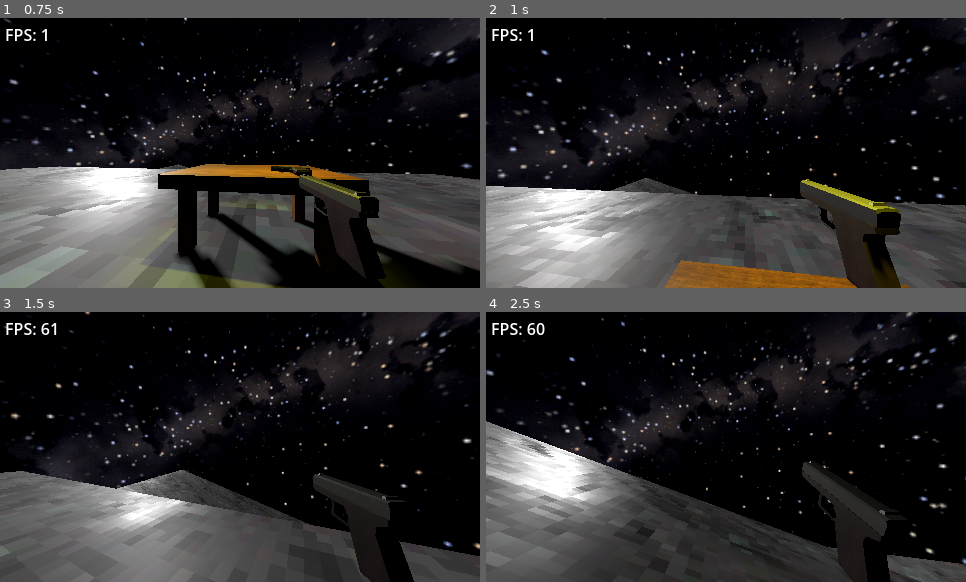
Above: before the commit, frames 1-4 (two rows, left to right).
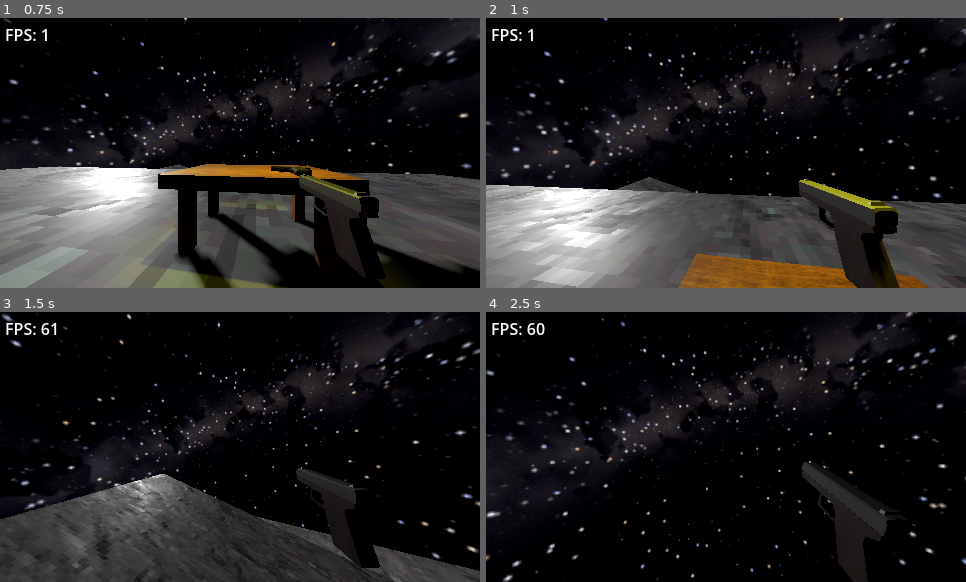
Above: after the commit, the same moments.

Repository: TheM0RSE/GameOff2026
Game: Godot game, scene res://Scenes/Main.tscn
Same seed, same stepped clock (60 frames per second), same inputs: the game is played once before the commit and once after it.
Inputs (mouse positions are in pixels of both pictures, inside the frame that each line leads up to):
- Up to frame 1 (0.75 s): move the mouse to (264, 153) at 0.52 s; hold W (up) from 0.53 s (still down); tap Shift (Dash) at 0.6 s
- Up to frame 2 (1 s): keep holding W (up); tap Space (jump) at 0.77 s
- Up to frame 3 (1.5 s): keep holding W (up); move the mouse to (216, 447) at 1.27 s; tap Ctrl (Slide) at 1.35 s
- Up to frame 4 (2.5 s): keep holding W (up); tap Space (jump) at 1.52 s; move the mouse to (735, 441) at 2.02 s; click (735, 441) at 2.1 s

Frame 1 is identical in both runs. In frame 2, 7.7% of the frame differs, in the area x 0-100%, y 0-100%; in frame 3, 31%; in frame 4, 27%.

Commit message:
Fixed mantling so if you don't jump instantly you don't keep momentum over stuff.

Diff:
--- a/Entities/Player/Player.gd
+++ b/Entities/Player/Player.gd
@@ -73,6 +73,8 @@
 var vault_direction = Vector3.ZERO
 var vault_speed = 0.0
 
+const WALL_SPEED_DECAY = 60.0
+
 # Stamina later
 
 const WEIGHT = 2.0
@@ -144,8 +146,12 @@
 	dash_and_move(delta)
 	update_height(delta)
 
+	var h_speed_now = Vector3(velocity.x, 0, velocity.z).length()
+
 	if not is_on_wall():
-		last_speed = Vector3(velocity.x, 0, velocity.y).length()
+		last_speed = h_speed_now
+	else:
+		last_speed = move_toward(last_speed, h_speed_now, WALL_SPEED_DECAY * delta)
 
 	var was_on_floor = is_on_floor()
 	var fall_speed = -velocity.y # How fast we are falling
